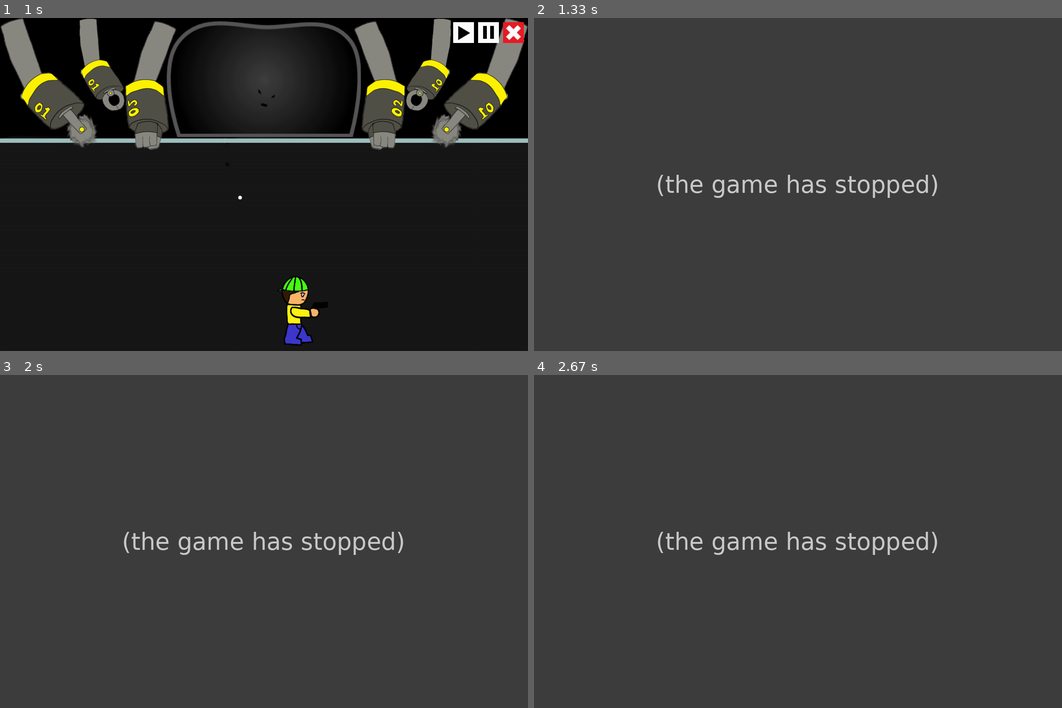
Above: before the commit, frames 1-4 (two rows, left to right).
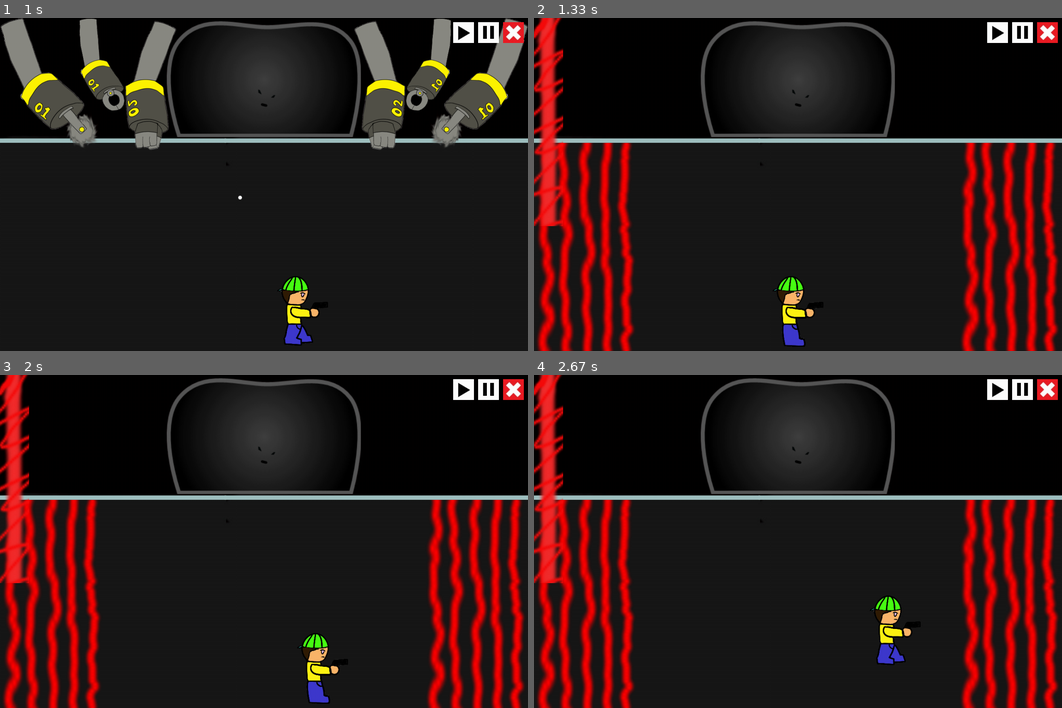
Above: after the commit, the same moments.

Repository: ss-hyun/Chilbo_pygame_pj
Game: pygame game, started from main.py
Same seed, same stepped clock (60 frames per second), same inputs: the game is played once before the commit and once after it.
Inputs (mouse positions are in pixels of both pictures, inside the frame that each line leads up to):
- Up to frame 1 (1 s): click (205, 211) at 0.38 s; hold A from 0.67 s (still down); hold Right from 0.67 s (still down)
- Up to frame 2 (1.33 s): release A at 1.13 s; release Right at 1.13 s; tap Tab at 1.17 s
- Up to frame 3 (2 s): hold Right 1.5-1.97 s; tap X at 1.57, 1.87 s
- Up to frame 4 (2.67 s): hold Up 2-2.3 s; tap X at 2.07, 2.4 s; tap Right Ctrl at 2.15 s; hold Right from 2.33 s (still down); tap Ctrl at 2.48 s

Frame 1 is identical in both runs. In frame 2, 96% of the frame differs, in the area x 0-100%, y 0-100%; in frame 3, 96%; in frame 4, 96%.
Error before the commit: IndexError: list index out of range (stage1.py line 366); the game stopped at 1.17 s (later frames are placeholders)

Commit message:
laser damage

Diff:
--- a/stage1.py
+++ b/stage1.py
@@ -33,23 +33,24 @@
     for event in game.event_key:
         if event.type == pygame.KEYDOWN:
 
-            ch.move_state = True
-
             if event.key == pygame.K_LEFT:
-              ch.move_factor_x = -speed
-              ch.curr_state = 6
+                ch.move_state = True
+                ch.move_factor_x = -speed
+                ch.curr_state = 6
 
             elif event.key == pygame.K_RIGHT:
-              ch.move_factor_x = speed
-              ch.curr_state = 4
+                ch.move_state = True
+                ch.move_factor_x = speed
+                ch.curr_state = 4
 
             elif event.key == pygame.K_UP:
-              key_up = True
-              ch.move_factor_y = -speed
-              ch.curr_state = 10
+                ch.move_state = True
+                key_up = True
+                ch.move_factor_y = -speed
+                ch.curr_state = 10
 
             elif event.key == pygame.K_DOWN:
-
+                ch.move_state = True
                 ch.move_factor_y = speed
                 ch.curr_state = 8
 
@@ -91,6 +92,8 @@
         ch.hp = 100 #유저 체력
     if game.stage_number == 2:
         ch.hp + 50 <= 100
+
+
 
 def user_resize(ch):
     # image_boss = pygame.image.load("/image/exboss.svg")
@@ -101,6 +104,7 @@
         ch.size[i] = ch.image[i].get_rect().size
 
 def user_attack(ch, game):
+
     for event in game.event_key:
         if event.type == pygame.KEYDOWN and event.key == pygame.K_a:
             game.user_attack.append(stage_template.Spherical_Attack(ch.atk_list[0][0], ch.atk_list[0][1], ch.atk_list[0][2], ch.pos.copy(), user_atk_move))
@@ -365,6 +369,15 @@
     if ch.laser_status == False:
         game.monster_attack.append(stage_template.Rectangle_Attack(ch.atk_list[0][0], ch.atk_list[0][1], ch.size[ch.curr_state], ch.pos.copy(), None))
         ch.laser_status = True
+    for user in game.user_list[:]:
+            if user.pos[0] <= ch.pos[0] +200 and user.pos[1] <= ch.pos[1] +400:
+                if user.name == "user":
+                    user.hp -= ch.atk_list[0][1]
+                    if user.hp <= 0:
+                        game.user_list.remove(user)
+    return False
+
+
 
 
 def laser_field2_start(ch, game):
@@ -385,8 +398,9 @@
     user_atk_info = [ [ "/image/bullet.png", 1, 9 ] ]
     forceps_atk_info = [ ["/image/gugu.png", 5, 10] ]
     saw_atk_info = [ ["/image/sawsaw.png", 10, 10] ]
-
-    # character info : (name, relative path list, function list, attack image path, attack info list, group)
+    laser_atk_info = [["/image/laser_field.png", 1 , 10]]
+
+    # character info : (name, relative path list, function list, attack info list, group)
     # # name : character name
     # # relative path list : Characters have various states. Images of all possible conditions.
     # # function list : A function of all actions that can be done as a character, including initialization.
@@ -423,7 +437,7 @@
         #ch.pos = [0, 300]
 
     ch_info_list = ["user", "boss",
-                     ("laser_field1", [ "/image/laser_field.png" ], [ None, laser_field1_start, laser_field1_attack, None ], None, 1),
+                     ("laser_field1", [ "/image/laser_field.png" ], [ None, laser_field1_start, laser_field1_attack, None ], laser_atk_info, 1),
                      ("laser_field2", [ "/image/laser_field.png" ], [ None, laser_field2_start, laser_field2_attack, None ], None, 1),
                      ("laser_attack", ["/image/laser_attack.png"], [None, None, laser_attack_attack, None], None, 1),
                      ("laser_attack1", ["/image/laser_attack1.png"],[None, None, None, None], None, None),
